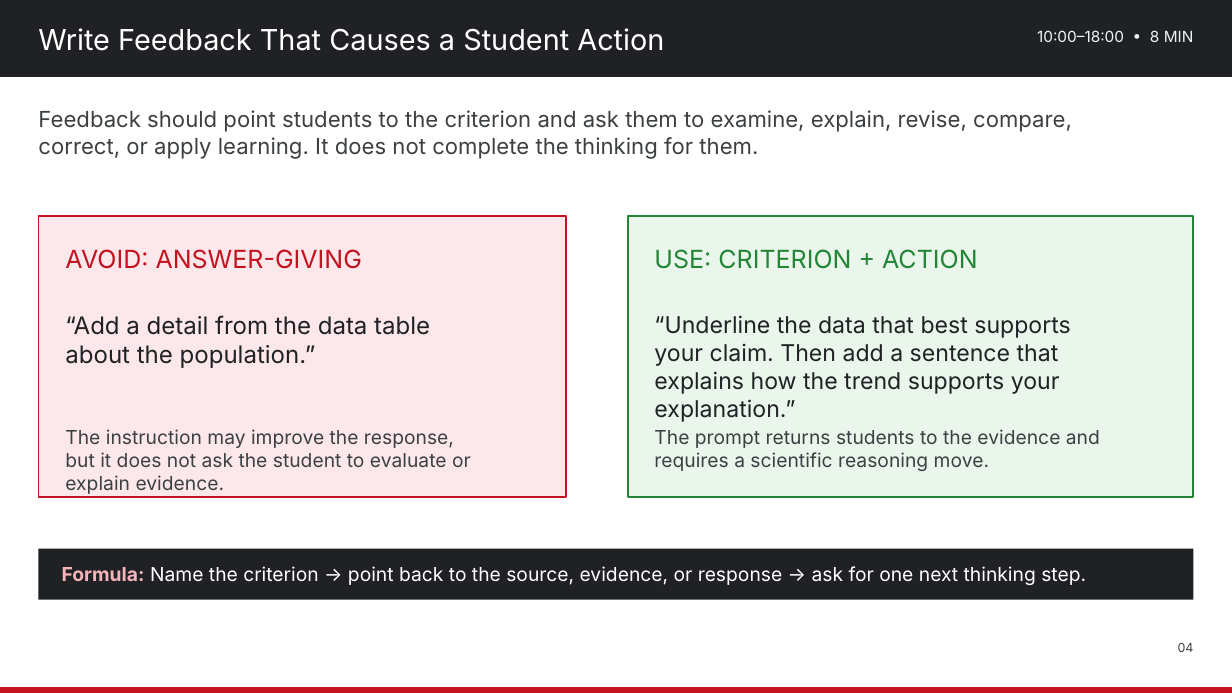
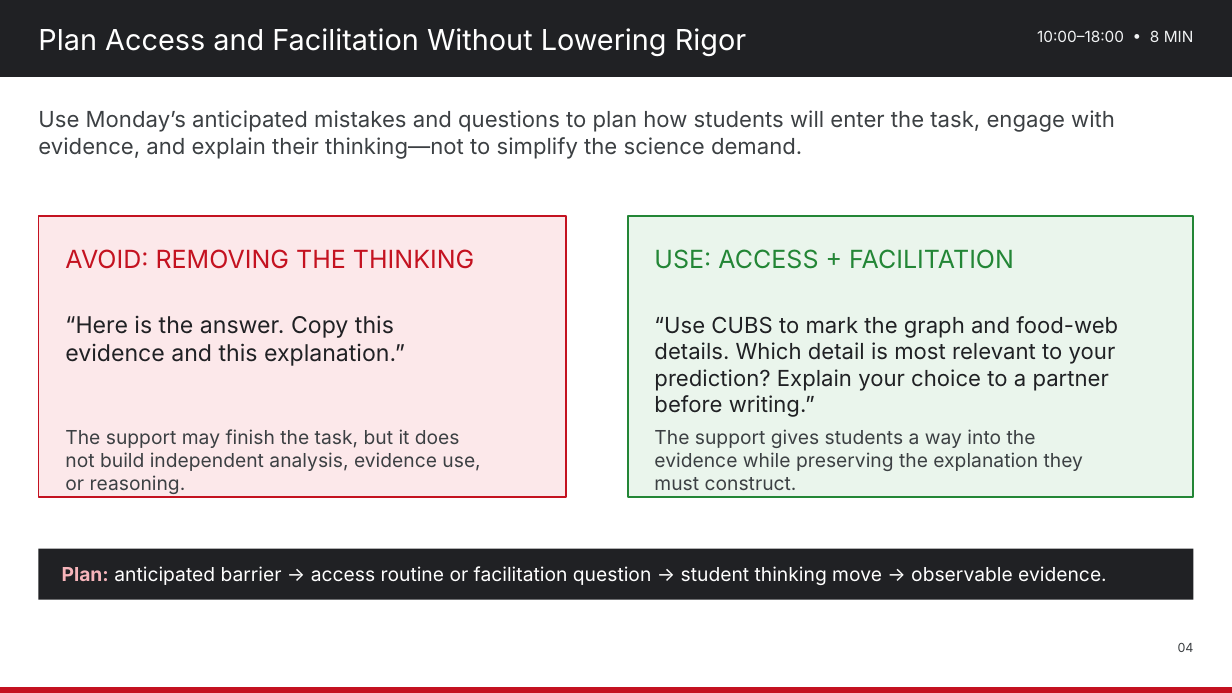
Before and after one commit to nbhs-science/nbhs-science, a slide deck: slide 4 of assets/plc/2026-10-27_Lesson_Internalization_Color-Coded_CER_Evidence_to_Feedback_and_Revision.pptx. Drawn at 1232x693 pixels with LibreOffice and Linux fonts; fonts in the diff are those of the drawing. Boxes give left, top, right and bottom in pixels: in the first picture for what was removed or moved away, otherwise in the second. Text is boxed around its words. In the diff, an @@ line names an element or a change of style, - is before the commit and + after.

Commit message:
Revise Oct. 26–30 science literacy materials
Replace all four agendas and editable decks; add the Biology HS-LS2-1 benchmark resource. The sequence now moves from teacher-as-student benchmark analysis to lesson planning, CUBS/CER strategy instruction, completed student writing, written feedback, and a standard-mastery next step.

```diff
--- a/assets/plc/2026-10-27_Lesson_Internalization_Color-Coded_CER_Evidence_to_Feedback_and_Revision.pptx
+++ b/assets/plc/2026-10-27_Lesson_Internalization_Color-Coded_CER_Evidence_to_Feedback_and_Revision.pptx
@@ text at [38,28,746,57]: text changed @@
-Write Feedback That Causes a Student Action
+Plan Access and Facilitation Without Lowering Rigor
@@ text at [38,110,1115,159]: text changed @@
-Feedback should point students to the criterion and ask them to examine, explain, revise, compare, correct, or apply learning. It does not complete the thinking for them.
+Use Monday’s anticipated mistakes and questions to plan how students will enter the task, engage with evidence, and explain their thinking—not to simplify the science demand.
@@ text at [65,249,474,269]: text changed @@
-AVOID: ANSWER-GIVING
+AVOID: REMOVING THE THINKING
@@ text at [654,249,1014,269]: text changed @@
-USE: CRITERION + ACTION
+USE: ACCESS + FACILITATION
@@ text at [65,315,405,366]: text changed; size 25 to 24 pt @@
-“Add a detail from the data table about the population.”
+“Here is the answer. Copy this evidence and this explanation.”
@@ text at [654,316,1118,391]: text changed; size 24 to 23 pt @@
-“Underline the data that best supports your claim. Then add a sentence that explains how the trend supports your explanation.”
+“Use CUBS to mark the graph and food-web details. Which detail is most relevant to your prediction? Explain your choice to a partner before writing.”
@@ text at [65,429,480,494]: text changed @@
-The instruction may improve the response, but it does not ask the student to evaluate or explain evidence.
+The support may finish the task, but it does not build independent analysis, evidence use, or reasoning.
@@ text at [654,429,1083,490]: text changed @@
-The prompt returns students to the evidence and requires a scientific reasoning move.
+The support gives students a way into the evidence while preserving the explanation they must construct.
@@ text at [62,566,1107,585]: text changed @@
-Formula: Name the criterion → point back to the source, evidence, or response → ask for one next thinking step.
+Plan: anticipated barrier → access routine or facilitation question → student thinking move → observable evidence.
```
Also in this commit, not shown: 4 other slides changed, 2 slides added, 2 slides removed, 8 other files.
